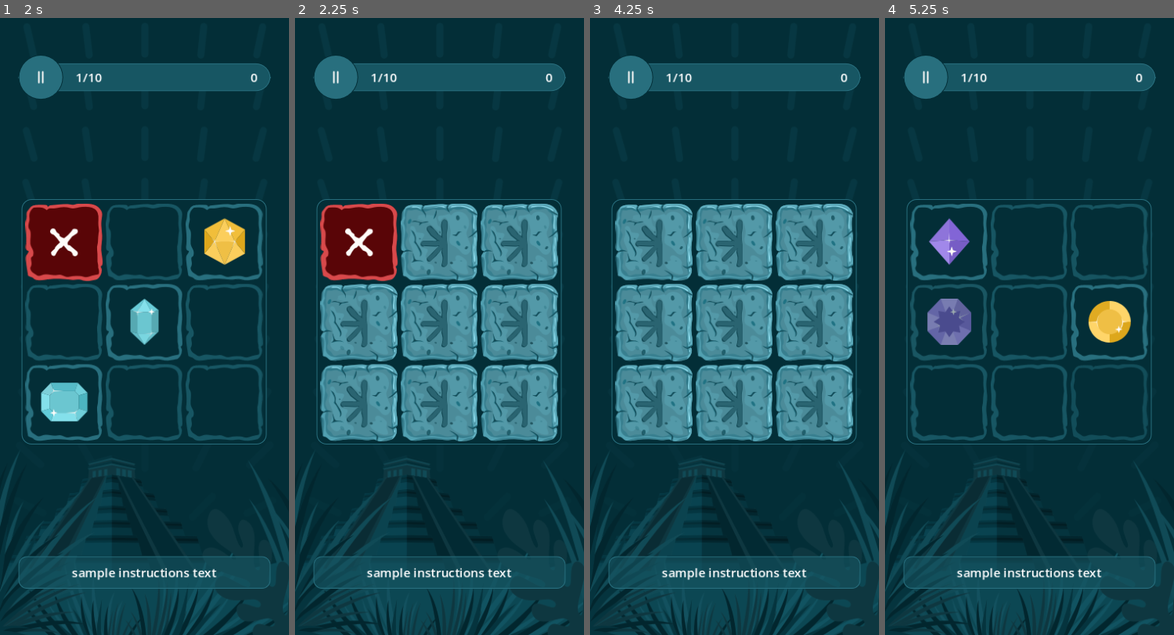
Above: before the commit, frames 1-4 (left to right).
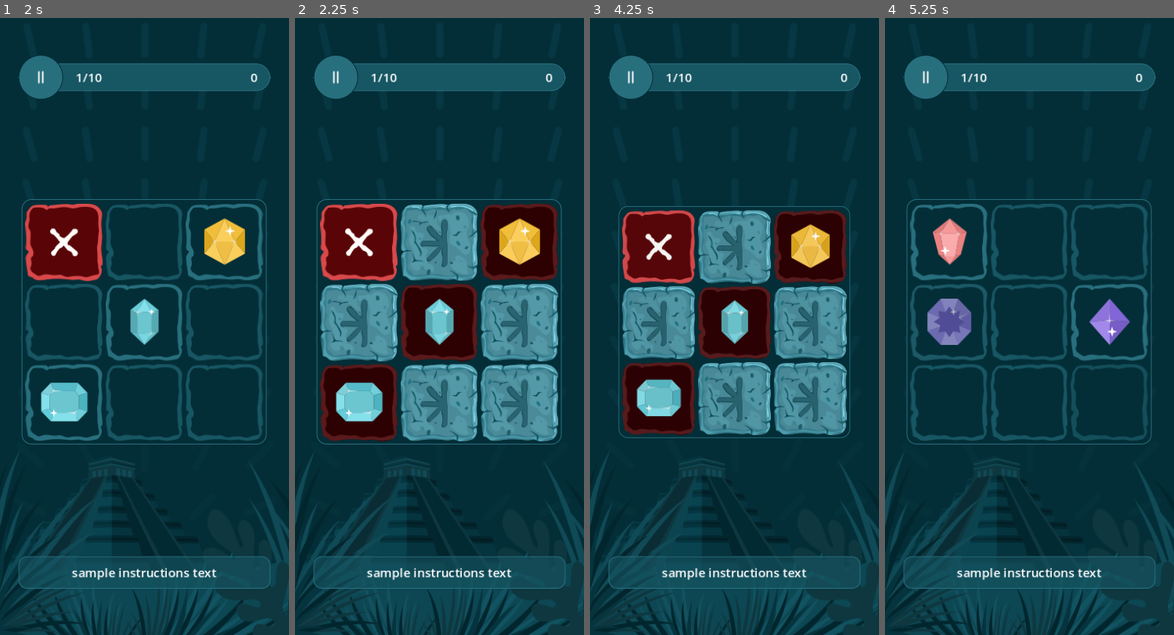
Above: after the commit, the same moments.

Repository: SugarF0x/hidden-gems-gd
Game: Godot game, scene res://hidden_gems_scene.tscn
Two runs of this game, one before a commit and one after it. Both use one fixed random seed, a clock stepped at 60 frames per second and the inputs below.
Inputs (mouse positions are in pixels of both pictures, inside the frame that each line leads up to):
- Up to frame 1 (2 s): click (63, 240) at 0.52 s; click (63, 240) at 1.27 s
- Up to frame 2 (2.25 s): click (358, 240) at 2.02 s
- Up to frame 3 (4.25 s): click (630, 79) at 2.75 s; tap Enter at 3.5 s
- Up to frame 4 (5.25 s): no input

Frame 1 is identical in both runs. In frame 2, 9.5% of the frame differs, in the area x 8-92%, y 30-69%; in frame 3, 20%, in the area x 7-93%, y 29-70%; in frame 4, 1.4%.

Commit message:
add grid transition aniumations

Diff:
--- a/gem.gd
+++ b/gem.gd
@@ -96,7 +96,12 @@
 	else: animation_player.play_backwards("fade")
 	return animation_player.animation_finished
 
+func play_press(value: bool) -> Signal:
+	if value: animation_player.play("press")
+	else: animation_player.play_backwards("press")
+	return animation_player.animation_finished
+
 signal gem_clicked
 func on_gem_clicked(): if not disabled: gem_clicked.emit()
-func on_press_down(): if not disabled: animation_player.play("press")
-func on_press_up(): if not disabled: animation_player.play_backwards("press")
+func on_press_down(): if not disabled: play_press(true)
+func on_press_up(): if not disabled: play_press(false)
--- a/gem.tscn
+++ b/gem.tscn
@@ -2,7 +2,7 @@
 
 [ext_resource type="Script" path="res://gem.gd" id="1_e1ali"]
 [ext_resource type="Texture2D" uid="uid://dpgew03covbjf" path="res://assets/backgrounds/found.svg" id="2_p743g"]
-[ext_resource type="Texture2D" uid="uid://xxk4vwn1128n" path="res://assets/gems/2.svg" id="3_gvfaf"]
+[ext_resource type="Texture2D" uid="uid://bjqps6o0sqyr6" path="res://assets/gems/4.svg" id="3_q74qj"]
 
 [sub_resource type="Animation" id="Animation_et3wj"]
 length = 0.001
@@ -106,7 +106,7 @@
 offset_bottom = 34.0
 grow_horizontal = 2
 grow_vertical = 2
-texture = ExtResource("3_gvfaf")
+texture = ExtResource("3_q74qj")
 
 [node name="Button" type="Button" parent="."]
 layout_mode = 1
--- a/grid.gd
+++ b/grid.gd
@@ -87,21 +87,22 @@
 	fade(true)
 	reveal_gems()
 	await get_tree().create_timer(2.0).timeout
+	await play_gems_press(true)
 	hide_gems()
+	await play_gems_press(false)
 
 # TODO: a lot of this logic is to be moved out into a parent script that would also have control over instructions and hud along with this
 
 func on_round_end() -> void:
-	for index in get_child_count():
-		var gem = get_child(index) as Gem
+	for index in gem_children.size():
+		var gem = gem_children[index]
 		#if gem.process_mode == Node.PROCESS_MODE_DISABLED: continue
 		if index not in gem_indexes: continue
 		if gem.state == Gem.BackgroundState.HIDDEN: gem.state = Gem.BackgroundState.MISSED if index in gem_indexes else Gem.BackgroundState.EMPTY
 
 	await get_tree().create_timer(2.0).timeout
+	await fade(false)
 	hide_gems()
-	await get_tree().create_timer(.5).timeout
-	redraw_grid()
 	start()
 
 func call_with_delay(fun: Callable, delay_time: float) -> void:
@@ -124,3 +125,8 @@
 		call_with_delay(gem.fade.bind(true), .05 * gem_index)
 
 	return animation_player.animation_finished
+
+func play_gems_press(value: bool) -> Signal:
+	var sig: Signal
+	for gem in gem_children: sig = gem.play_press(value)
+	return sig
